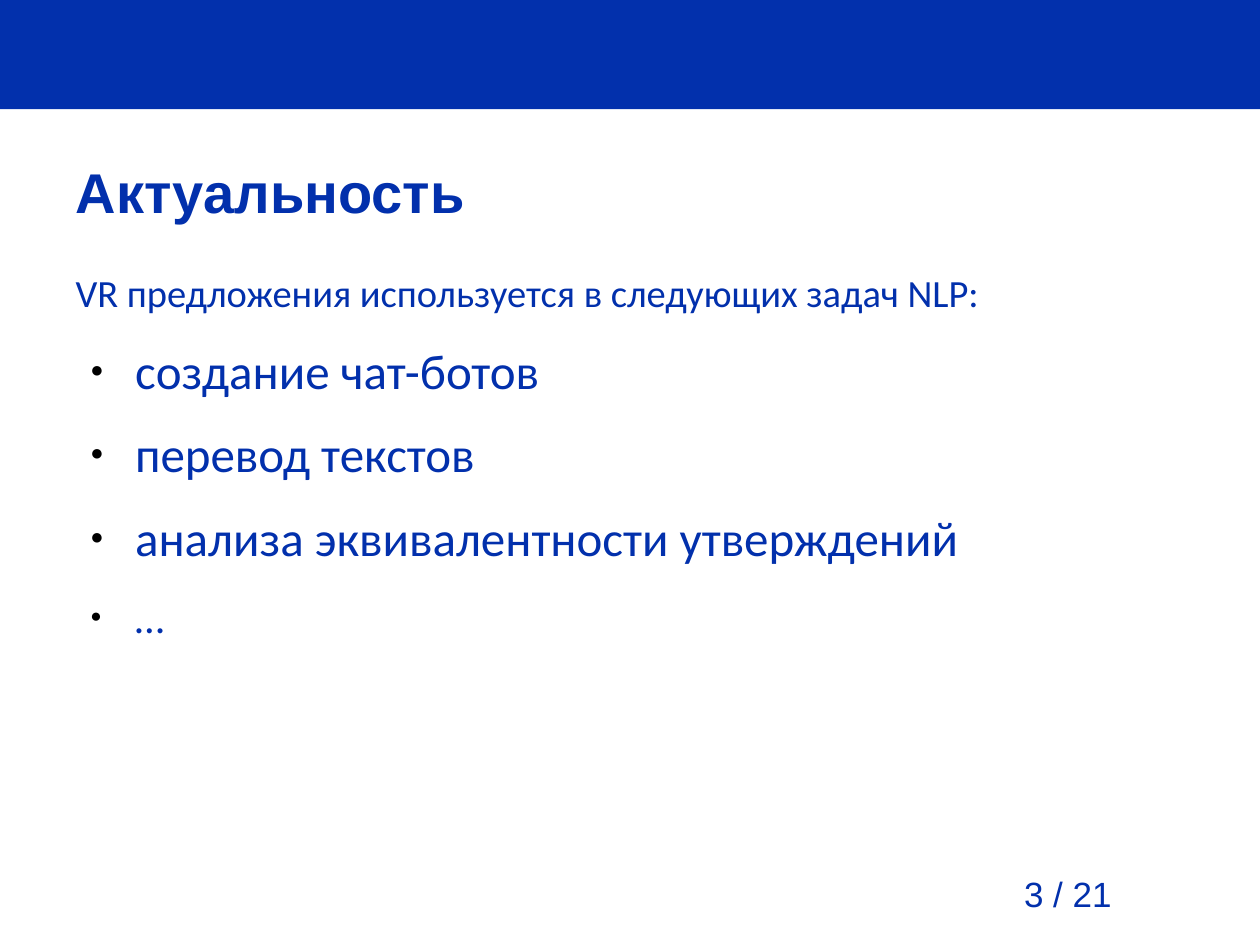
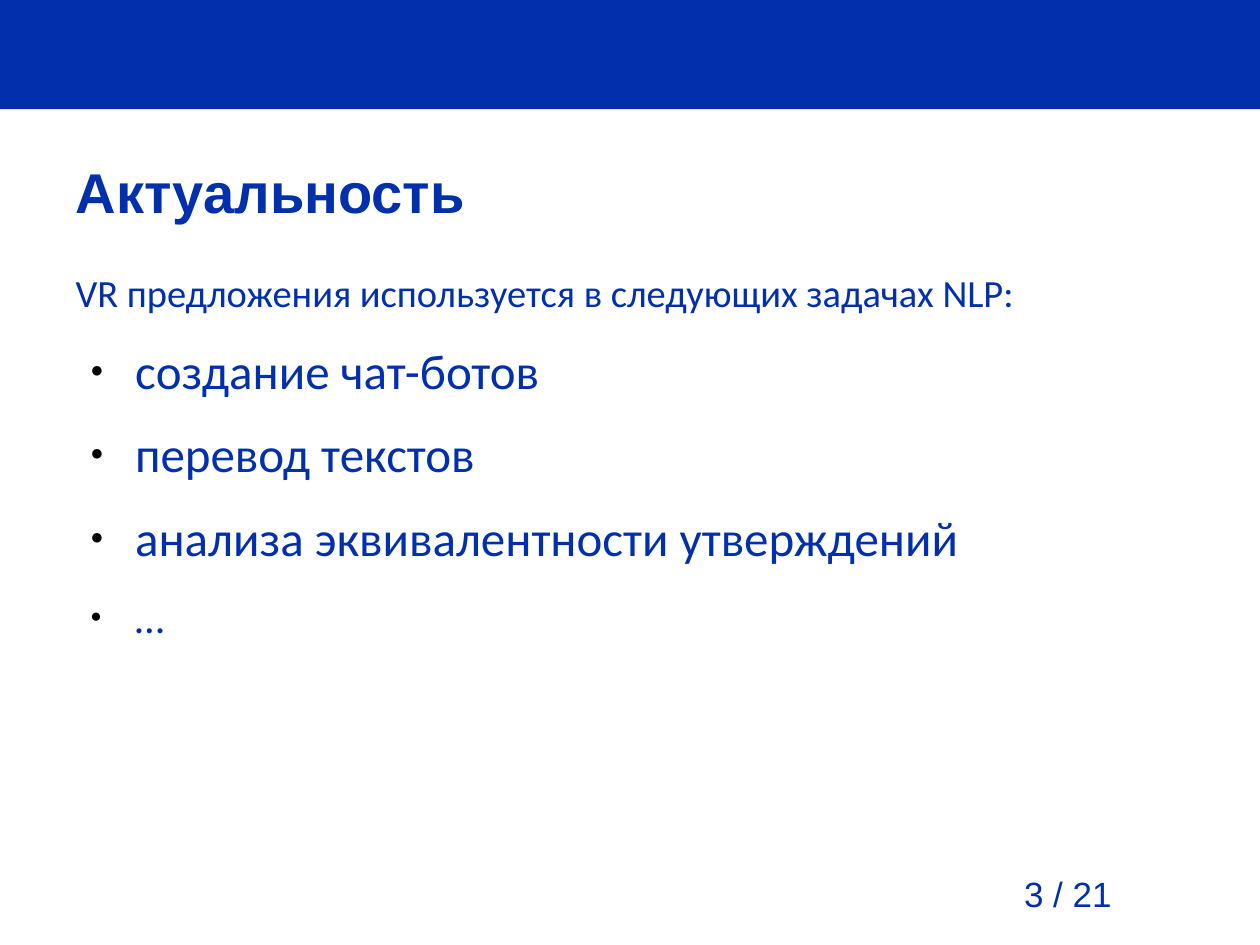
Before and after one commit to pva701/bachelor-thesis, a slide deck: slide 3 of presentation/presentation.odp. Drawn at 1260x945 pixels with LibreOffice and Linux fonts; fonts in the diff are those of the drawing; background and template pictures are left out. Boxes give left, top, right and bottom in pixels: in the first picture for what was removed or moved away, otherwise in the second. Text is boxed around its words. In the diff, an @@ line names an element or a change of style, - is before the commit and + after.

```diff
--- a/presentation/presentation.odp
+++ b/presentation/presentation.odp
@@ text at (76, 282, 1014, 314): text changed @@
-VR предложения используется в следующих задач NLP:
+VR предложения используется в следующих задачах NLP:
```
Also in this commit, not shown: 4 other slides changed, 4 other files.
